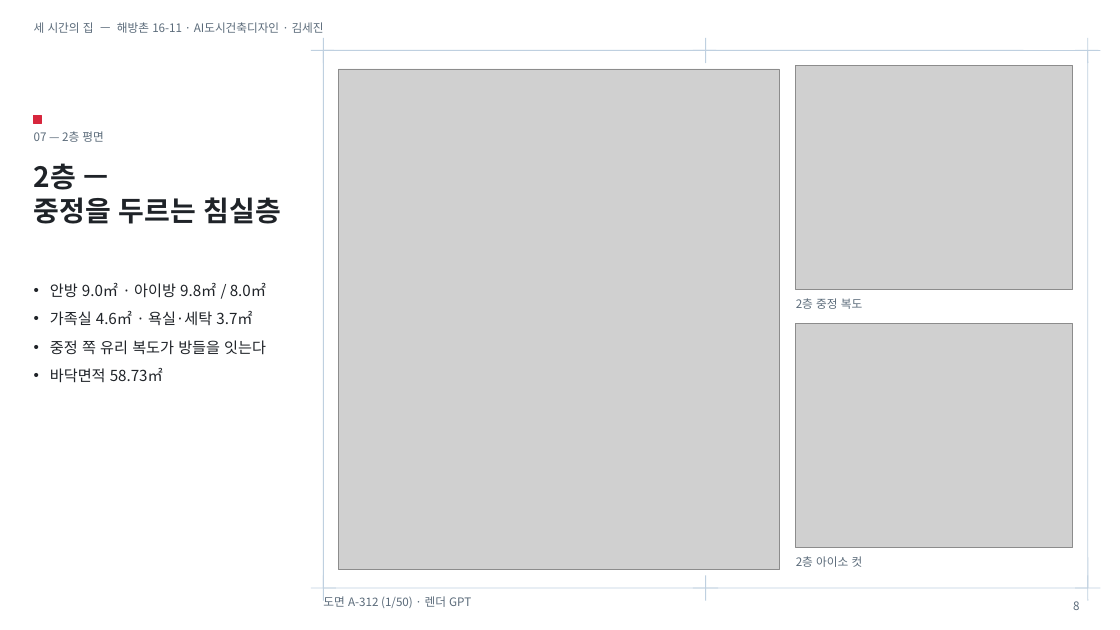
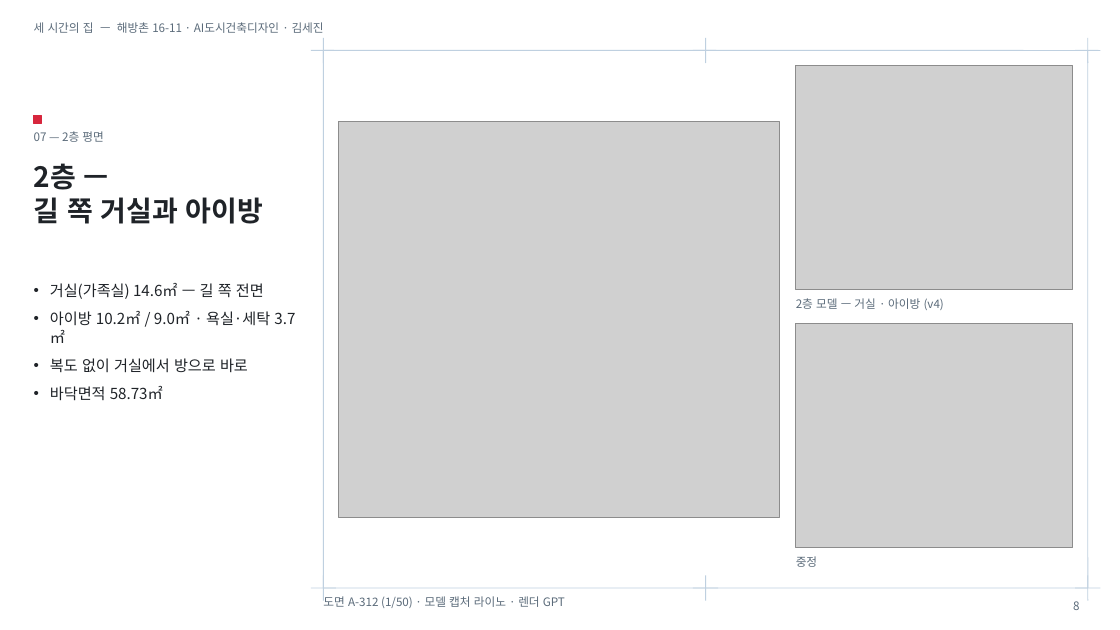
Before and after one commit to greenhopper-design/haebangchon-1611-maquette, a slide deck: slide 8 of assets/slides/three-hours-house.pptx. Drawn at 1120x630 pixels with LibreOffice and Linux fonts; fonts in the diff are those of the drawing; grey boxes stand for pictures. Boxes give left, top, right and bottom in pixels: in the first picture for what was removed or moved away, otherwise in the second. Text is boxed around its words. In the diff, an @@ line names an element or a change of style, - is before the commit and + after.

```diff
--- a/assets/slides/three-hours-house.pptx
+++ b/assets/slides/three-hours-house.pptx
@@ picture resized from (x1=339, y1=69, x2=779, y2=570) to (x1=339, y1=121, x2=779, y2=517) @@
@@ title at (x1=34, y1=197, x2=263, y2=224): text changed @@
-중정을 두르는 침실층
+길 쪽 거실과 아이방
@@ text at (x1=50, y1=283, x2=295, y2=373): text changed @@
-• 안방 9.0㎡ · 아이방 9.8㎡ / 8.0㎡
-• 가족실 4.6㎡ · 욕실·세탁 3.7㎡
-• 중정 쪽 유리 복도가 방들을 잇는다
+• 거실(가족실) 14.6㎡ — 길 쪽 전면
+• 아이방 10.2㎡ / 9.0㎡ · 욕실·세탁 3.7㎡
+• 복도 없이 거실에서 방으로 바로
@@ text at (x1=796, y1=298, x2=944, y2=310): text changed @@
-2층 중정 복도
+2층 모델 — 거실 · 아이방 (v4)
@@ text at (x1=796, y1=556, x2=817, y2=567): text changed @@
-2층 아이소 컷
+중정
@@ text at (x1=323, y1=594, x2=565, y2=608): text changed @@
-도면 A-312 (1/50) · 렌더 GPT
+도면 A-312 (1/50) · 모델 캡처 라이노 · 렌더 GPT
```
Also in this commit, not shown: 5 other slides changed, 25 other files.
